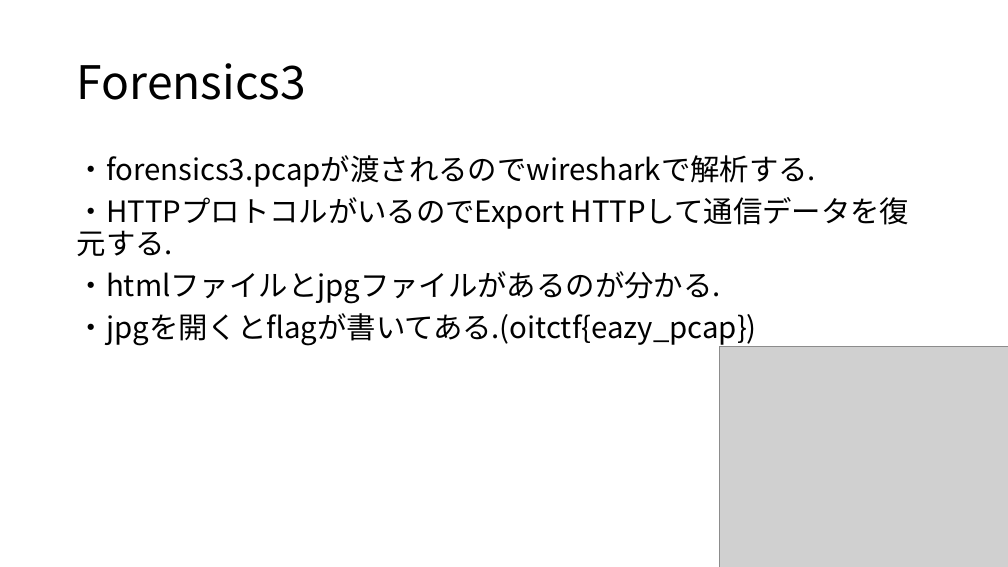
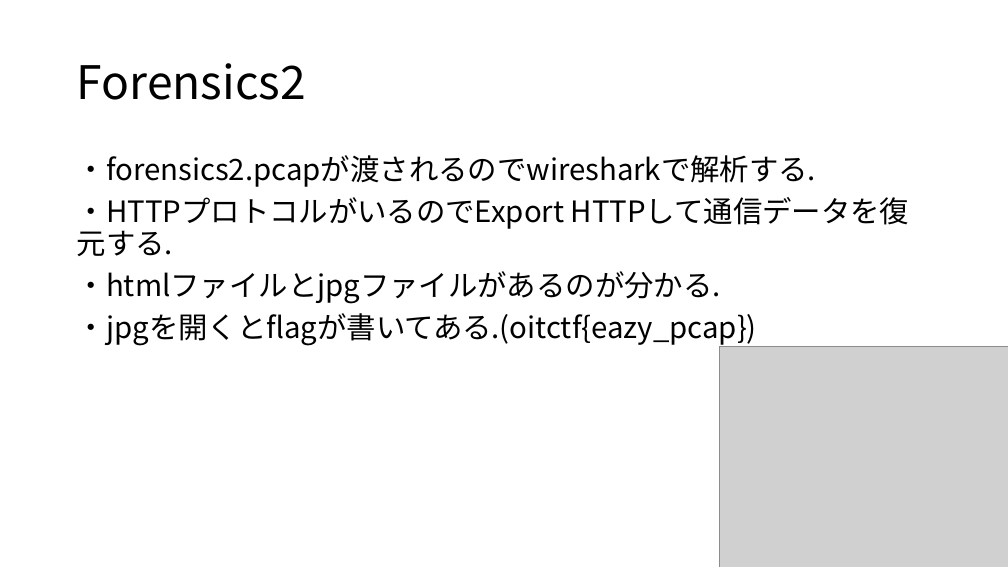
Before and after one commit to narupi/OITBeginnersCTF, a slide deck: slide 12 of Writeup.pptx (slide 13 before the commit). Drawn at 1008x567 pixels with LibreOffice and Linux fonts; fonts in the diff are those of the drawing; grey boxes stand for pictures. Boxes give left, top, right and bottom in pixels: in the first picture for what was removed or moved away, otherwise in the second. Text is boxed around its words. In the diff, an @@ line names an element or a change of style, - is before the commit and + after.

Commit message:
update

```diff
--- a/Writeup.pptx
+++ b/Writeup.pptx
@@ title at (77,63,306,100): text changed @@
-Forensics3
+Forensics2
@@ text at (77,155,816,187): text changed @@
-・forensics3.pcapが渡されるのでwiresharkで解析する.
+・forensics2.pcapが渡されるのでwiresharkで解析する.
```
Also in this commit, not shown: 1 other slide changed.
